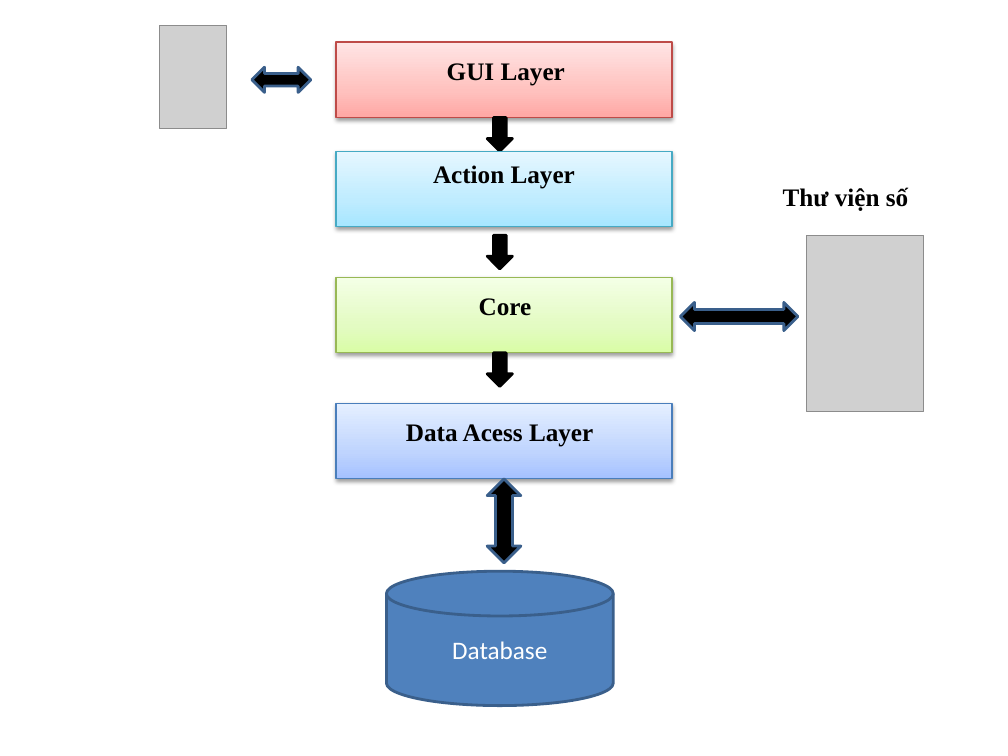
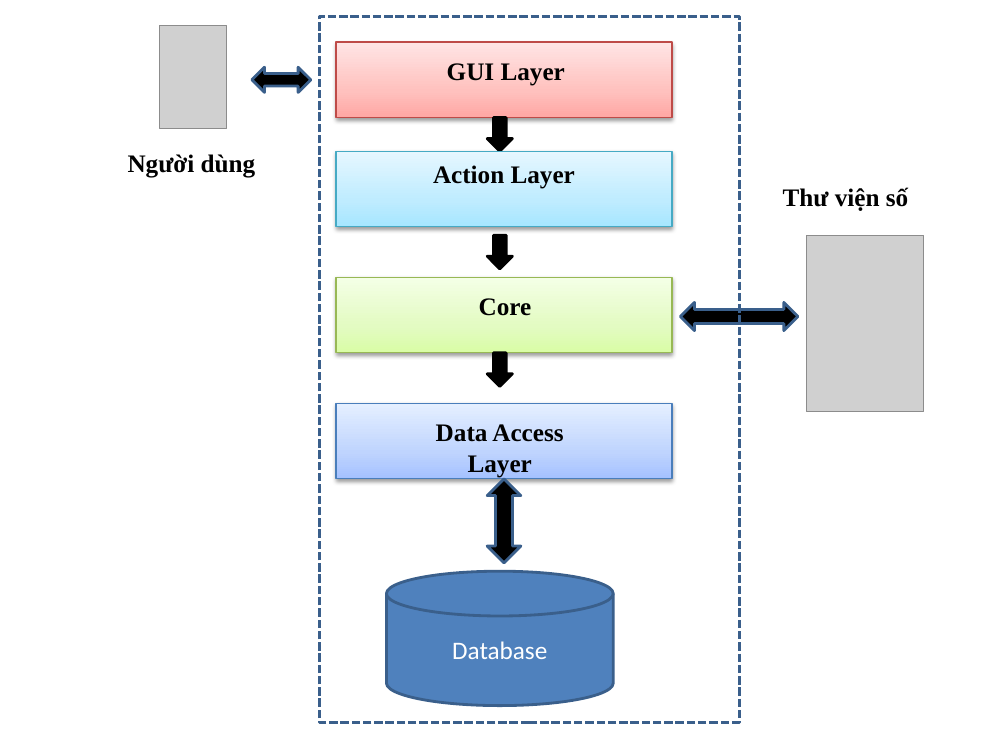
Before and after one commit to tiendv/detaitotnghiep, a slide deck: slide 1 of Report/Architecture Data Bibliography Science Articles/Architecture Data Bibliography Science Articles.pptx. Drawn at 1008x756 pixels with LibreOffice and Linux fonts; fonts in the diff are those of the drawing; grey boxes stand for pictures. Boxes give left, top, right and bottom in pixels: in the first picture for what was removed or moved away, otherwise in the second. Text is boxed around its words. In the diff, an @@ line names an element or a change of style, - is before the commit and + after.

```diff
--- a/Report/Architecture Data Bibliography Science Articles/Architecture Data Bibliography Science Articles.pptx
+++ b/Report/Architecture Data Bibliography Science Articles/Architecture Data Bibliography Science Articles.pptx
@@ rectangle added at [320,17,740,723], outline #3A5F8C 2 pt dashed @@
@@ text added at [128,154,256,178], 18 pt, text #000000, bold @@
+Người dùng
@@ text at [436,424,563,478]: text changed @@
-Data Acess Layer
+Data Access Layer
```
Also in this commit, not shown: 8 other files.
